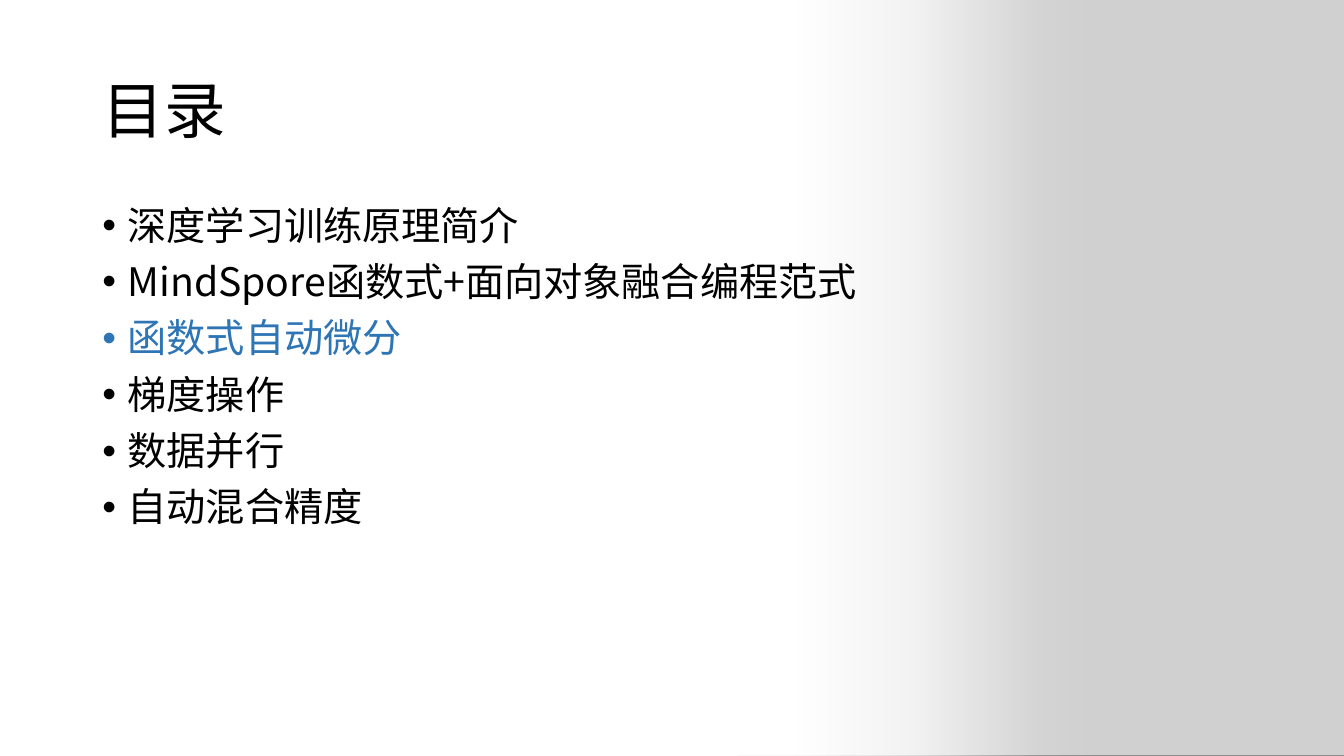
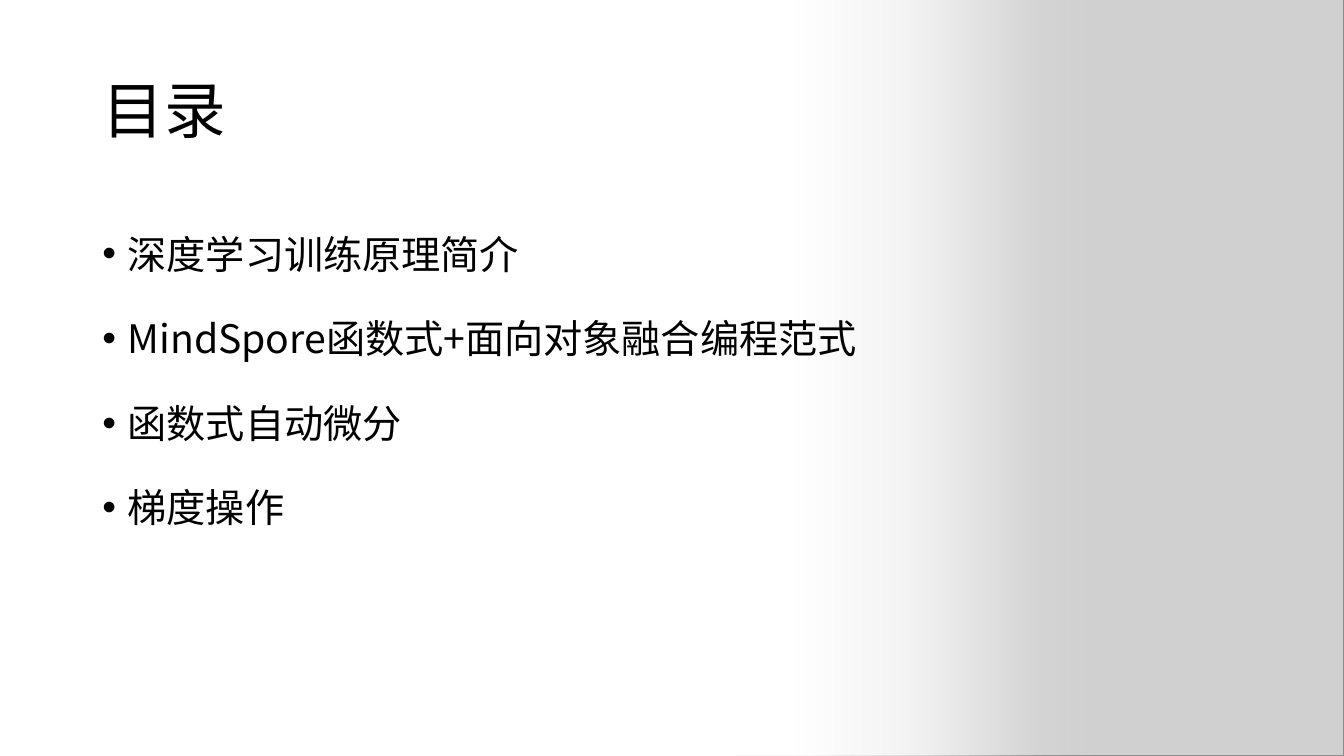
Before and after one commit to mindspore-courses/CradleOfAI, a slide deck: slide 2 of MindSpore做深度学习训练.pptx. Drawn at 1344x756 pixels with LibreOffice and Linux fonts; fonts in the diff are those of the drawing; grey boxes stand for pictures; background and template pictures are left out. Boxes give left, top, right and bottom in pixels: in the first picture for what was removed or moved away, otherwise in the second. Text is boxed around its words. In the diff, an @@ line names an element or a change of style, - is before the commit and + after.

```diff
--- a/MindSpore做深度学习训练.pptx
+++ b/MindSpore做深度学习训练.pptx
@@ text "深度学习训练原理简介" at (x1=128, y1=236, x2=857, y2=526): text colour #2E75B6 to #000000 in "函数式自动微分"; line spacing 0.9 to 1.5 @@
@@ text at (x1=128, y1=432, x2=363, y2=525): paragraphs removed @@
-• 数据并行
-• 自动混合精度
```
Also in this commit, not shown: 22 other slides changed, 4 slides added, 2 slides removed, 28 other files.
